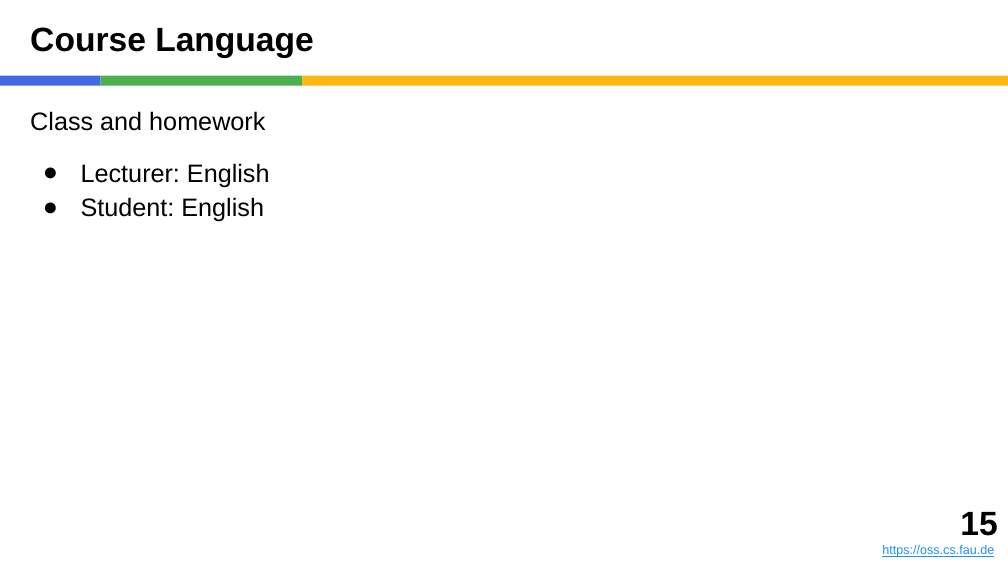
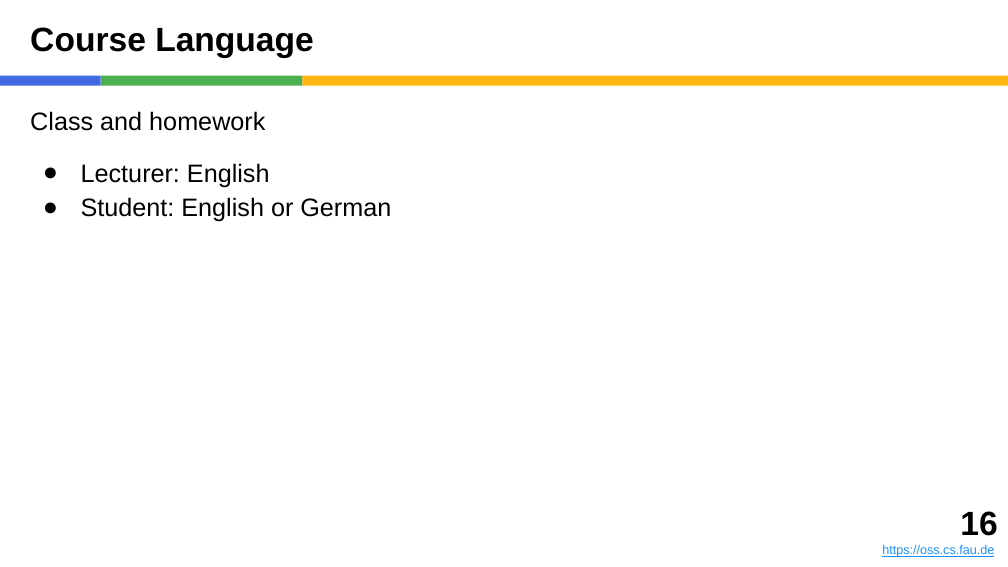
Before and after one commit to dirkriehle/foss-course, a slide deck: slide 16 of Lecture slides/FOSS A01 - Introduction.pptx (slide 15 before the commit). Drawn at 1008x567 pixels with LibreOffice and Linux fonts; fonts in the diff are those of the drawing. Boxes give left, top, right and bottom in pixels: in the first picture for what was removed or moved away, otherwise in the second. Text is boxed around its words. In the diff, an @@ line names an element or a change of style, - is before the commit and + after.

```diff
--- a/Lecture slides/FOSS A01 - Introduction.pptx
+++ b/Lecture slides/FOSS A01 - Introduction.pptx
@@ text at (81,197,391,222): text changed @@
-● Student: English
+● Student: English or German
@@ text at (960,511,997,536): text changed @@
-15
+16
```
Also in this commit, not shown: 3 other slides changed, 6 slides added, 5 slides removed, 5 other files.
